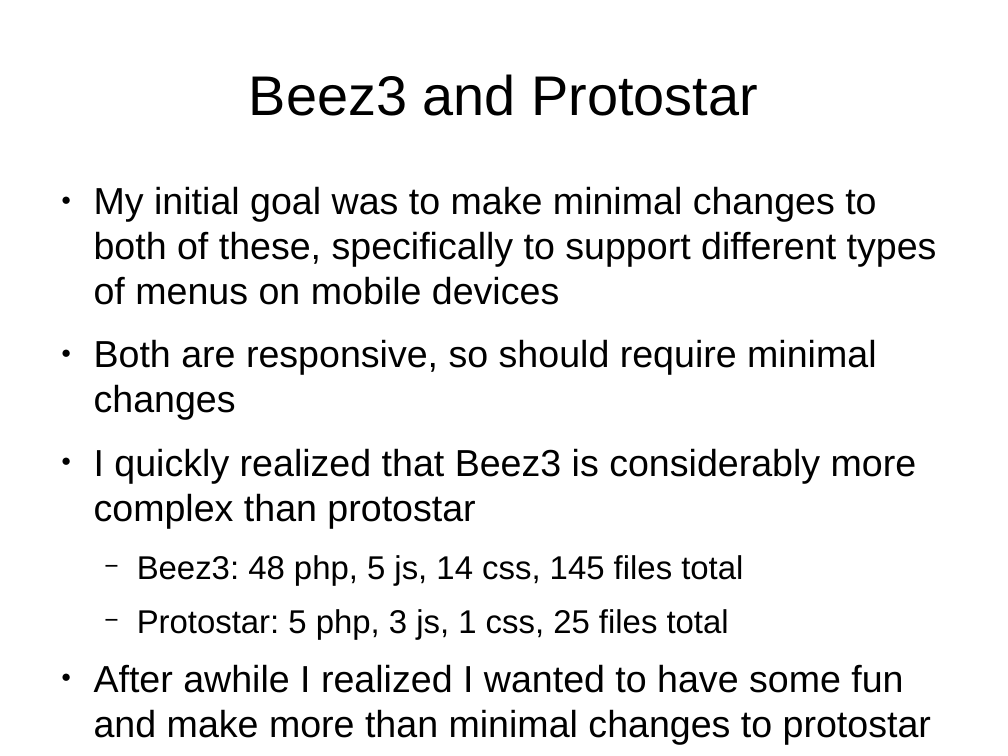
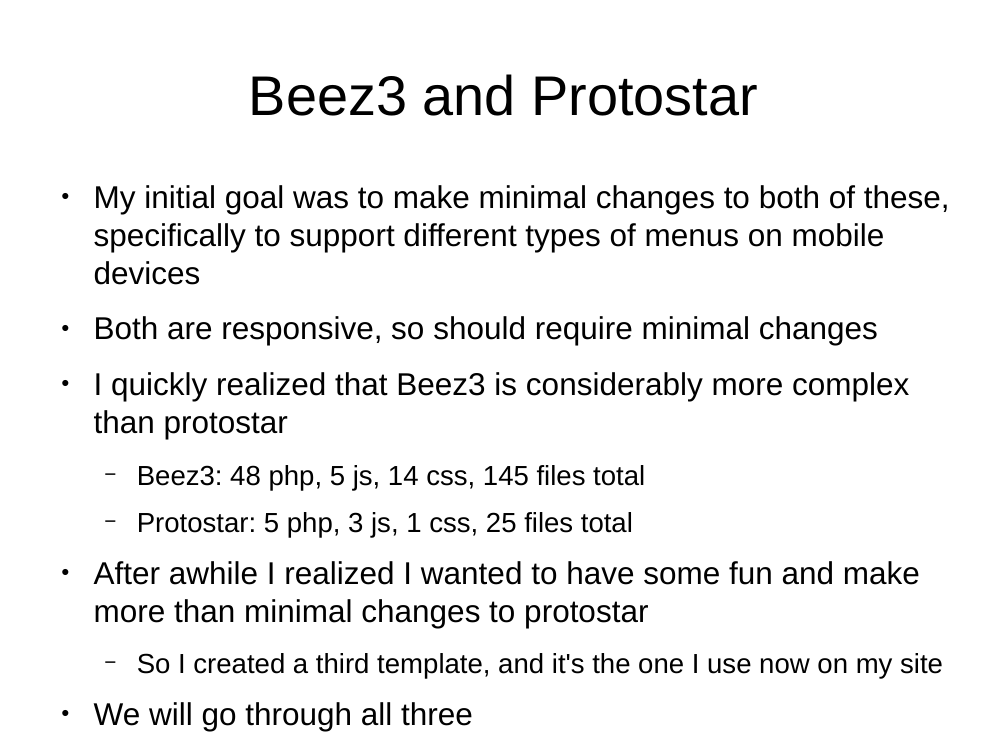
Before and after one commit to tomwhartung/jmws_accoutrements, a slide deck: slide 15 of presentations/2015_09-Joomla/Device_Detection-In_Protostar_and_Beez3.odp. Drawn at 1008x756 pixels with LibreOffice and Linux fonts; fonts in the diff are those of the drawing. Boxes give left, top, right and bottom in pixels: in the first picture for what was removed or moved away, otherwise in the second. Text is boxed around its words. In the diff, an @@ line names an element or a change of style, - is before the commit and + after.

```diff
--- a/presentations/2015_09-Joomla/Device_Detection-In_Protostar_and_Beez3.odp
+++ b/presentations/2015_09-Joomla/Device_Detection-In_Protostar_and_Beez3.odp
@@ text at [94, 185, 950, 627]: size 29.6 to 24.8 pt in "My initial goal was to make minimal ...", "Both are responsive, so should require minimal ...", "I quickly realized that Beez3 is considerably ...", "After awhile I realized I wanted to ..."; size 25.9 to 21.7 pt in "Beez3: 48 php, 5 js, 14 css, ...", "Protostar: 5 php, 3 js, 1 css, ..." @@
@@ text at [94, 653, 943, 731]: paragraphs added @@
+  − So I created a third template, and it's the one I use now on my site
+● We will go through all three
```
Also in this commit, not shown: 15 other slides changed, 2 slides added, 1 slide removed.
